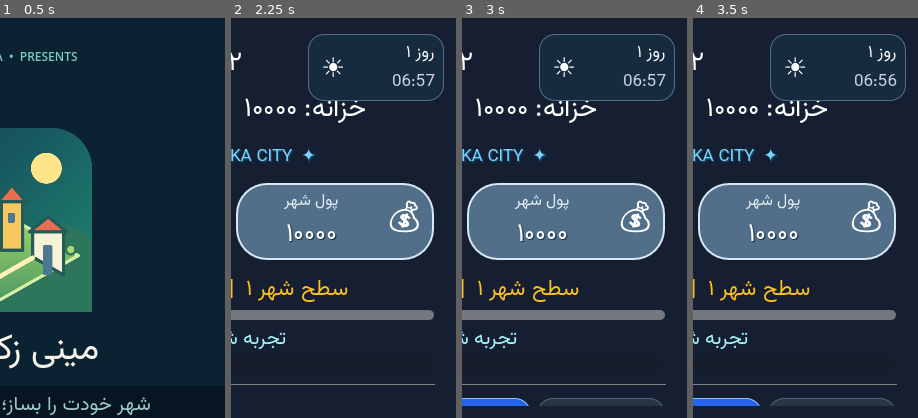
Above: before the commit, frames 1-4 (left to right).
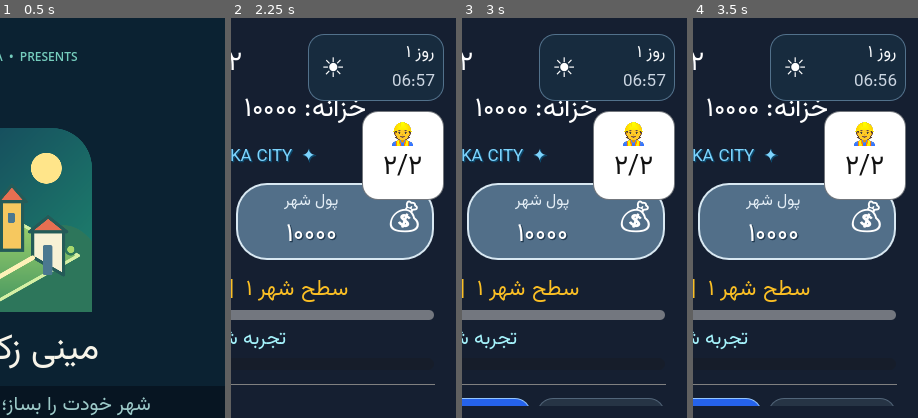
Above: after the commit, the same moments.

Repository: zekainstabot/mini-zeka-city
Game: Godot game, scene res://Main.tscn
The game is run twice, just before and just after one commit, with the same random seed, the same clock (stepped at 60 frames per second) and the same inputs.
Inputs (mouse positions are % of the whole screen's width and height, from its top left):
- Up to frame 1 (0.5 s): no input
- Up to frame 2 (2.25 s): click (50, 54) at 0.52 s; type "12" at 0.6 s; click "رفتن به مأموریت‌ها ←" at 1.25 s; click "🏗️ توسعه" at 2 s
- Up to frame 3 (3 s): click "🏆 دستاوردها" at 2.75 s
- Up to frame 4 (3.5 s): no input
The pictures show only the part of the screen within x 50-100%, y 0-50%; the shares and areas given below are measured in that part.

Frame 1 is identical in both runs. In frame 2, 7.9% of the frame differs, in the area x 58-95%, y 23-46%; in frame 3, 7.9%; in frame 4, 7.9%.

Commit message:
Move worker shortcut back up beneath clock HUD

Diff:
--- a/scripts/Main.gd
+++ b/scripts/Main.gd
@@ -976,17 +976,12 @@
 		if day_night_timer_label != null and is_instance_valid(day_night_timer_label):
 			_apply_font(day_night_timer_label, 12 if narrow else 14)
 
-	# Anchor the worker shortcut below the clock's actual laid-out bottom edge.
-	# This avoids relying on a guessed HUD height across phone sizes and safe areas.
+	# Keep the worker shortcut close to the clock instead of pushing it below
+	# the full currency header; the right-side column is reserved for this control.
 	if worker_button_valid:
 		var worker_row_y = row_y
 		if day_night_hud != null and is_instance_valid(day_night_hud):
-			worker_row_y = maxf(worker_row_y, day_night_hud.get_global_rect().end.y + 24.0)
-		# The currency cards are part of the main header and can extend below
-		# the clock on compact phones. Keep the worker pill beneath the entire
-		# currency row so it never covers the city-money balance.
-		if currency_hud != null and is_instance_valid(currency_hud):
-			worker_row_y = maxf(worker_row_y, currency_hud.get_global_rect().end.y + 32.0)
+			worker_row_y = maxf(worker_row_y, day_night_hud.get_global_rect().end.y + 10.0)
 		construction_capacity_button.position = Vector2(worker_x, worker_row_y)
 		_apply_font(construction_capacity_button, 22 if narrow else 24)
 
